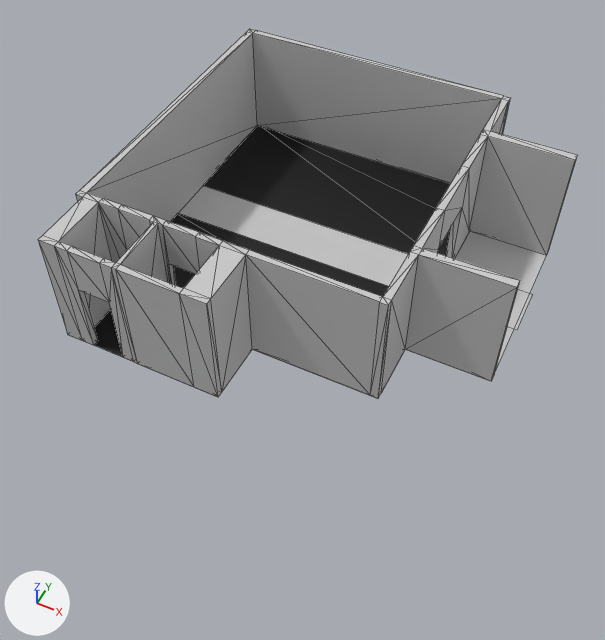
Before and after pictures for a commit that changed the FBX model cookies/Assets/3D_Assets/Housing/Models/altar.FBX.
The view is the same before and after, from a 50 mm lens placed at (6.11, -12.78, 13.84), pointed at (0.41, -1.39, -0.39). The lights are fixed; the arrows at lower left show +X, +Y and +Z. Mesh edges are drawn as thin lines. Where no turn or scale is listed for an object, it has been applied to the vertices.

In view in the first picture: 'altar_floor', 'altar_walls', 'carpet'.
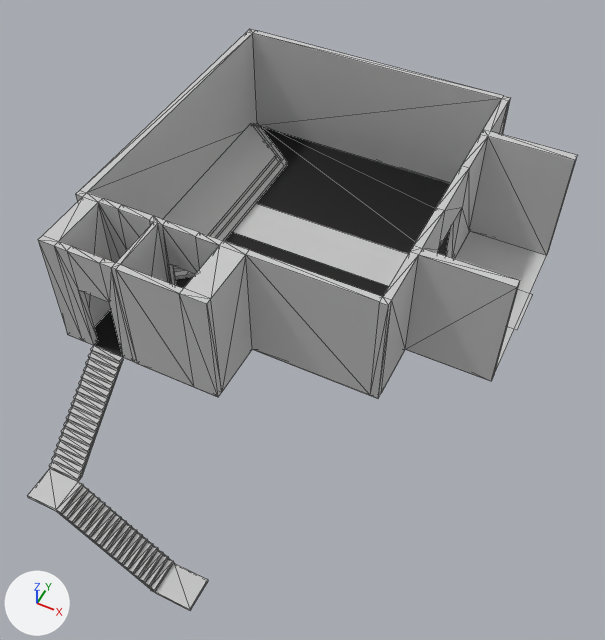
The newer file is also turned or shifted as a whole; pictures and numbers use the older file's frame.

What differs and where, as boxes (x1, y1, x2, y2) in the pictures (605 x 640 px):
'altar_staircase', added
    after: (27, 345, 208, 611)
'dais', added
    after: (163, 123, 287, 279)
    faces in mat_carpet (its picture is missing): (163, 123, 287, 279)
    faces in mat_sigil (its picture is missing): (223, 163, 287, 241)

The change, as a list of edits to the scene's bpy script:
```text
Add me_mesh_002_1:
    me_mesh_002_1.from_pydata(...)  # 32 vertices, 24 faces; spans x -0.96..0.6, y -3.51..3.51, z 0.0..0.29
    # faces by material slot: [21, 3]
    me_mesh_002_1.materials.append(mat_carpet)  # its picture is missing
    me_mesh_002_1.materials.append(mat_sigil)  # its picture is missing
Add me_mesh_004:
    me_mesh_004.from_pydata(...)  # 168 vertices, 328 faces; spans x -3.03..0.76, y 0.0..2.91, z 0.0..3.72
    me_mesh_004.materials.append(mat_material__1967)  # its picture is missing
Add ob_dais:
    ob_dais = bpy.data.objects.new('dais', me_mesh_002_1)
    ob_dais.location = (-2.85, 0.71, 0.0)
Add ob_altar_staircase:
    ob_altar_staircase = bpy.data.objects.new('altar_staircase', me_mesh_004)
    ob_altar_staircase.location = (-0.09, -7.28, -3.72)
```
